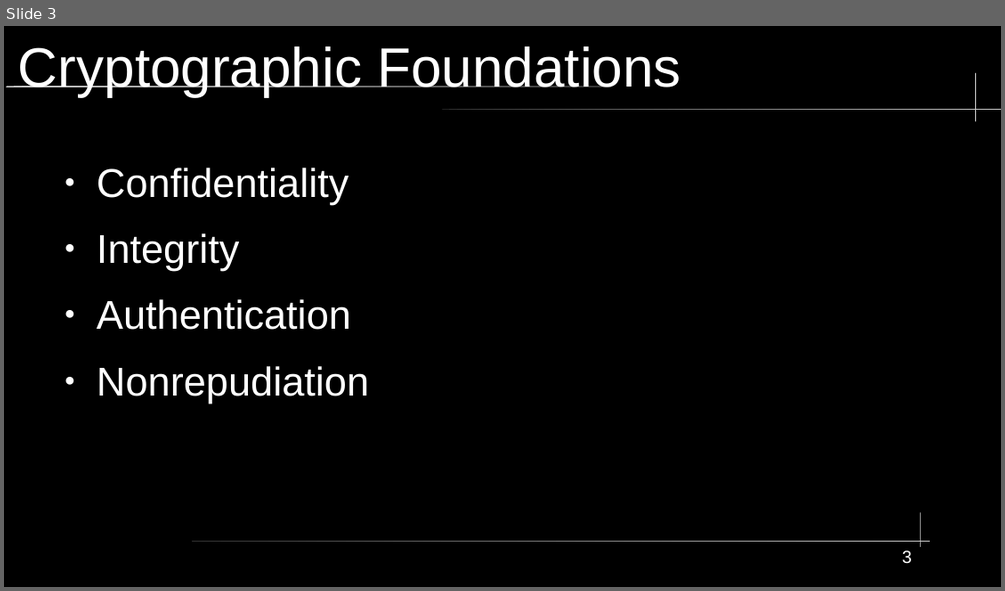
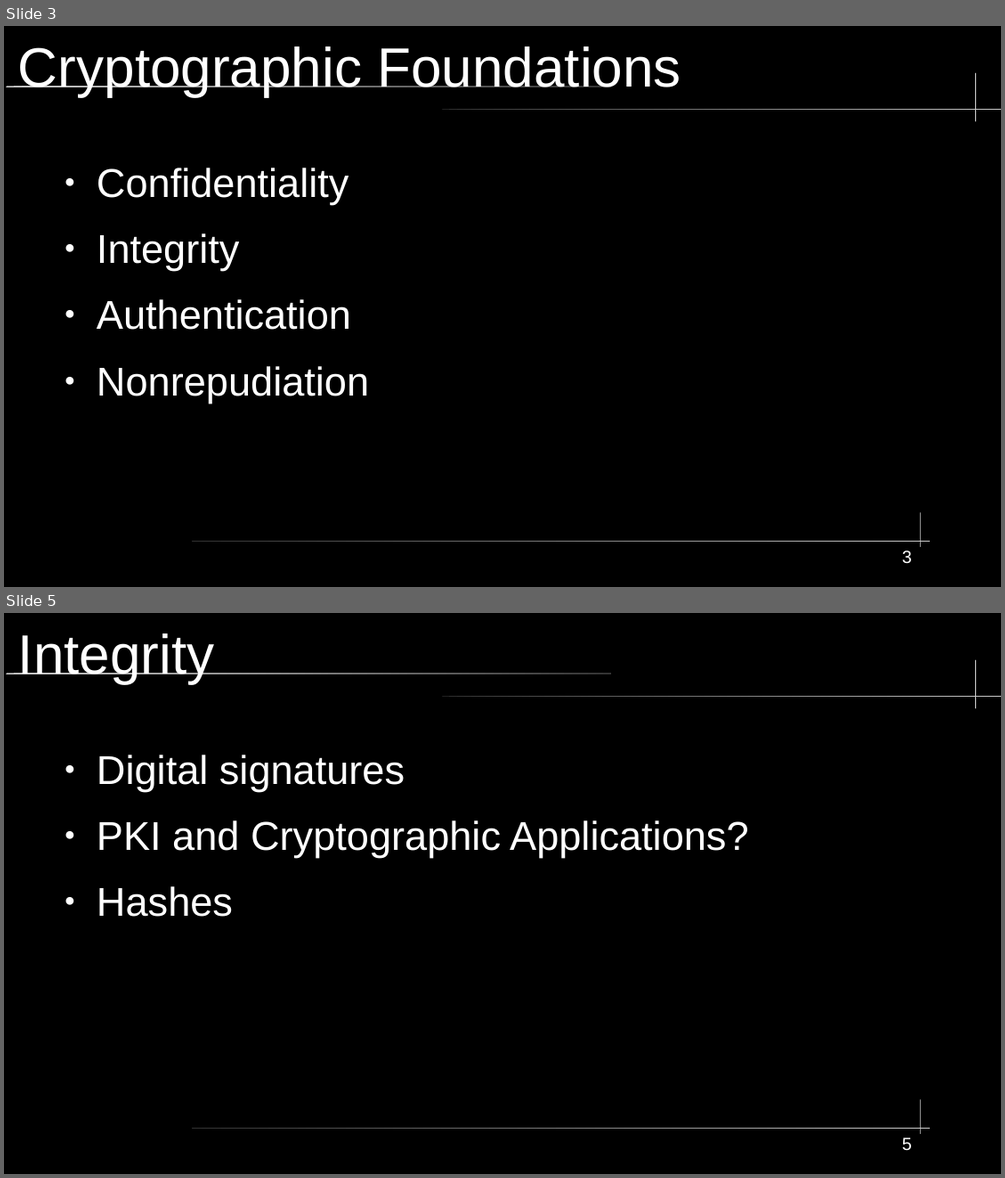
Before and after one commit to City-Colleges-of-Chicago-Cybersecurity/COMPSFI-214, a slide deck: 2026/Spring/powerpoints/Chapter-06-Cryptography-and-Symmetric-Key-Algorithms.odp. Shown one above the other, each under a label of ours: slide 3 before the commit, slides 3 and 5 after it; the slides between them are not shown. The pictures are 1005x591 and 1005x1178 pixels, drawn with LibreOffice and Linux fonts; fonts in the diff are those of the drawing. Boxes give left, top, right and bottom in pixels: in the first picture for what was removed or moved away, otherwise in the second. Text is boxed around its words. In the diff, an @@ line names an element or a change of style, - is before the commit and + after.

```diff
--- a/2026/Spring/powerpoints/Chapter-06-Cryptography-and-Symmetric-Key-Algorithms.odp
+++ b/2026/Spring/powerpoints/Chapter-06-Cryptography-and-Symmetric-Key-Algorithms.odp
@@ slide 5 added at bbox=[4, 613, 1001, 1174], background #000000; not listed: 5 template elements that a slide beside it also shows @@
@@ title added at bbox=[18, 633, 215, 684], 44 pt, text #FFFFFF @@
+Integrity
@@ text added at bbox=[97, 755, 749, 916], 32 pt, text #FFFFFF @@
+● Digital signatures
+● PKI and Cryptographic Applications?
+● Hashes
@@ page number added at bbox=[902, 1137, 912, 1151], 14 pt, text #FFFFFF @@
+5
```
Also in this commit, not shown: 8 other slides added.
